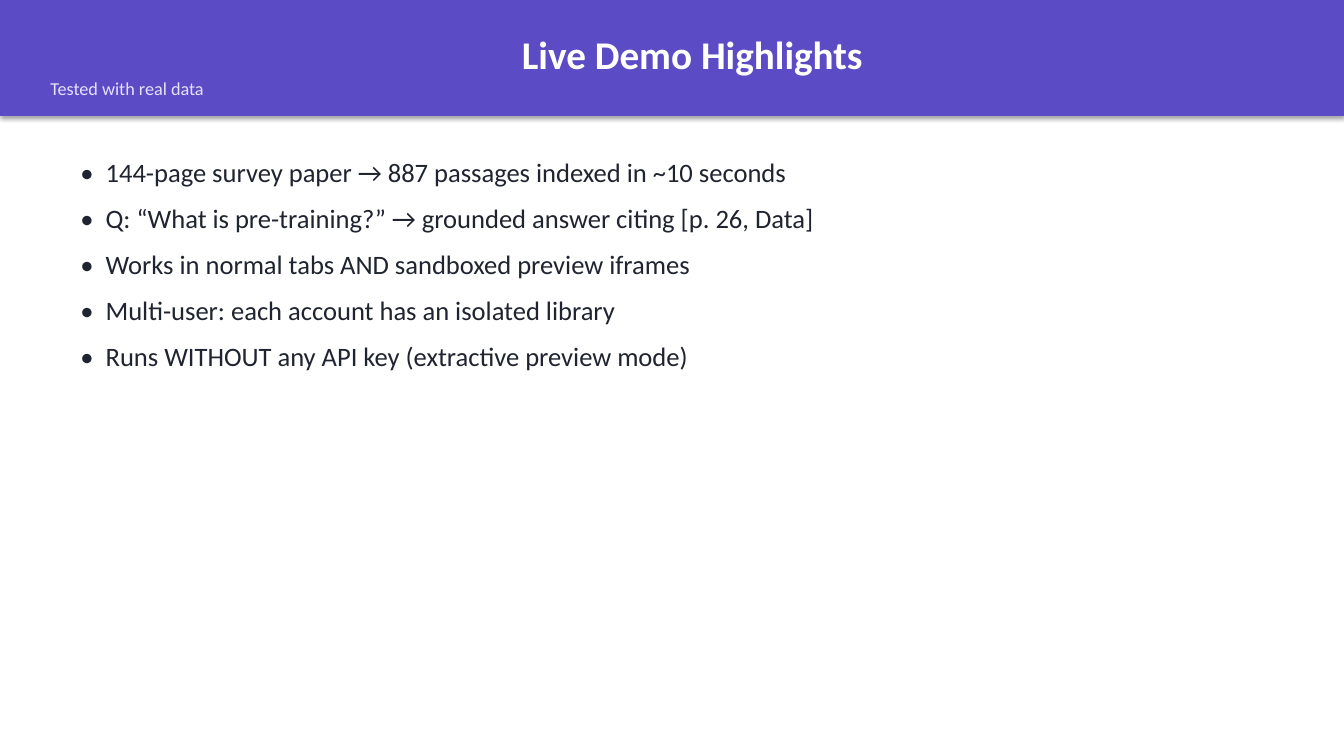
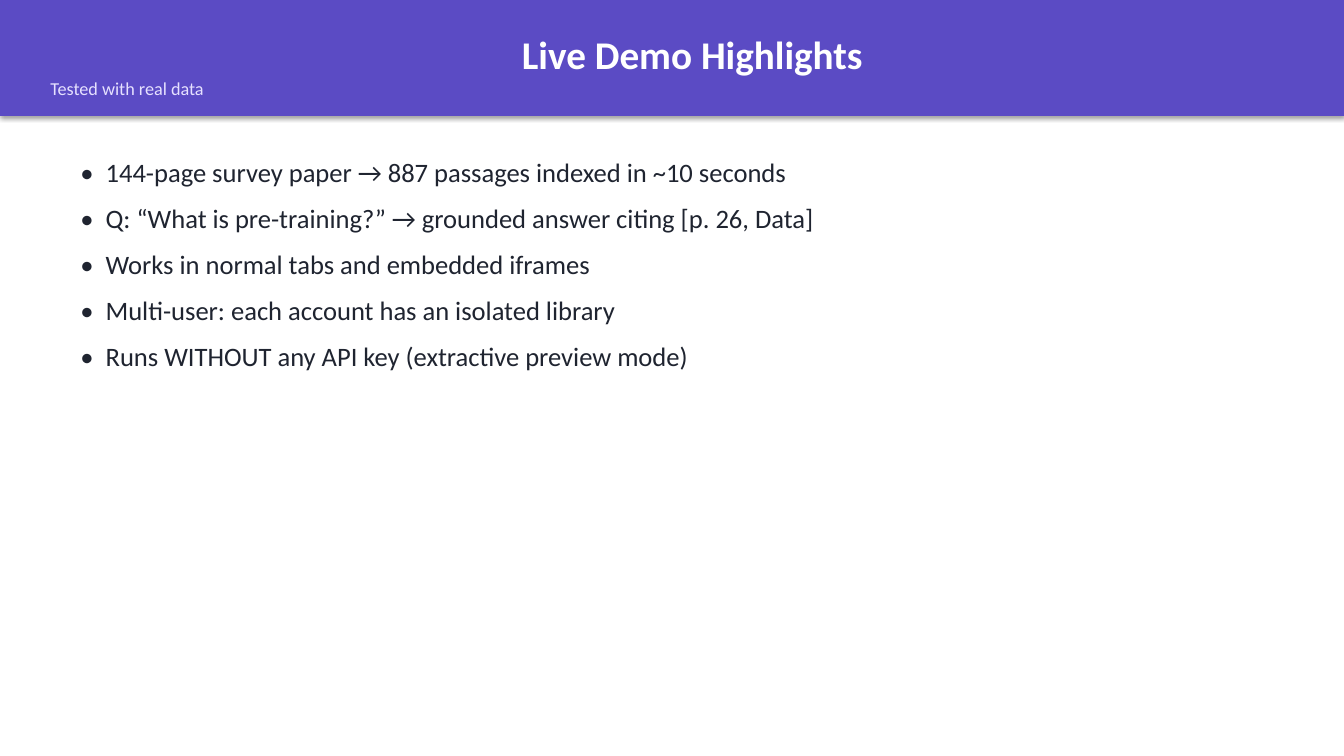
Before and after one commit to Vishal-oly/DocuQuery, a slide deck: slide 8 of docs/DocuQuery_Presentation.pptx. Drawn at 1344x756 pixels with LibreOffice and Linux fonts; fonts in the diff are those of the drawing. Boxes give left, top, right and bottom in pixels: in the first picture for what was removed or moved away, otherwise in the second. Text is boxed around its words. In the diff, an @@ line names an element or a change of style, - is before the commit and + after.

```diff
--- a/docs/DocuQuery_Presentation.pptx
+++ b/docs/DocuQuery_Presentation.pptx
@@ text at [106, 255, 589, 275]: text changed @@
-• Works in normal tabs AND sandboxed preview iframes
+• Works in normal tabs and embedded iframes
```
Also in this commit, not shown: 2 other slides changed, 14 other files.
